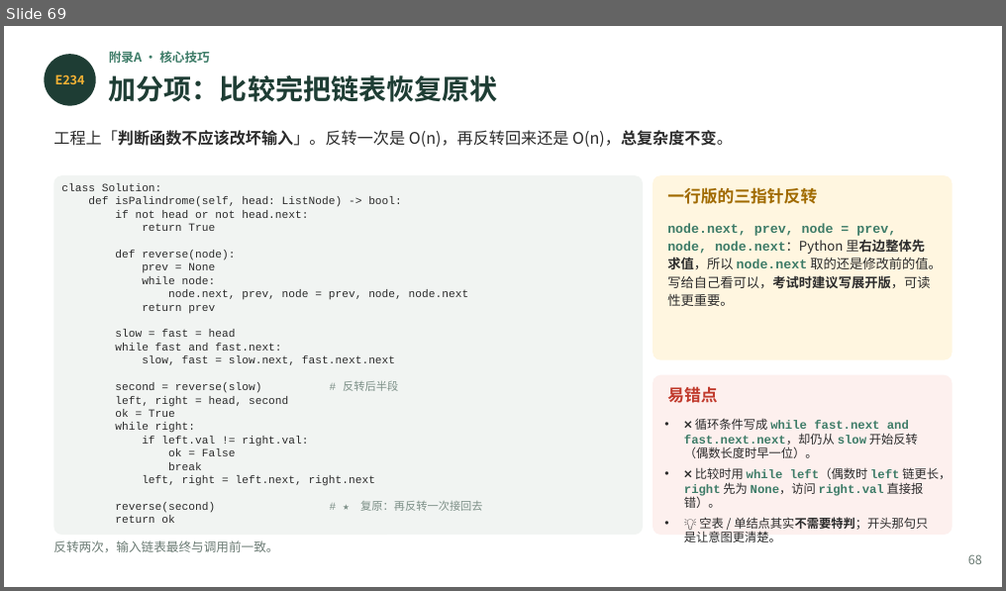
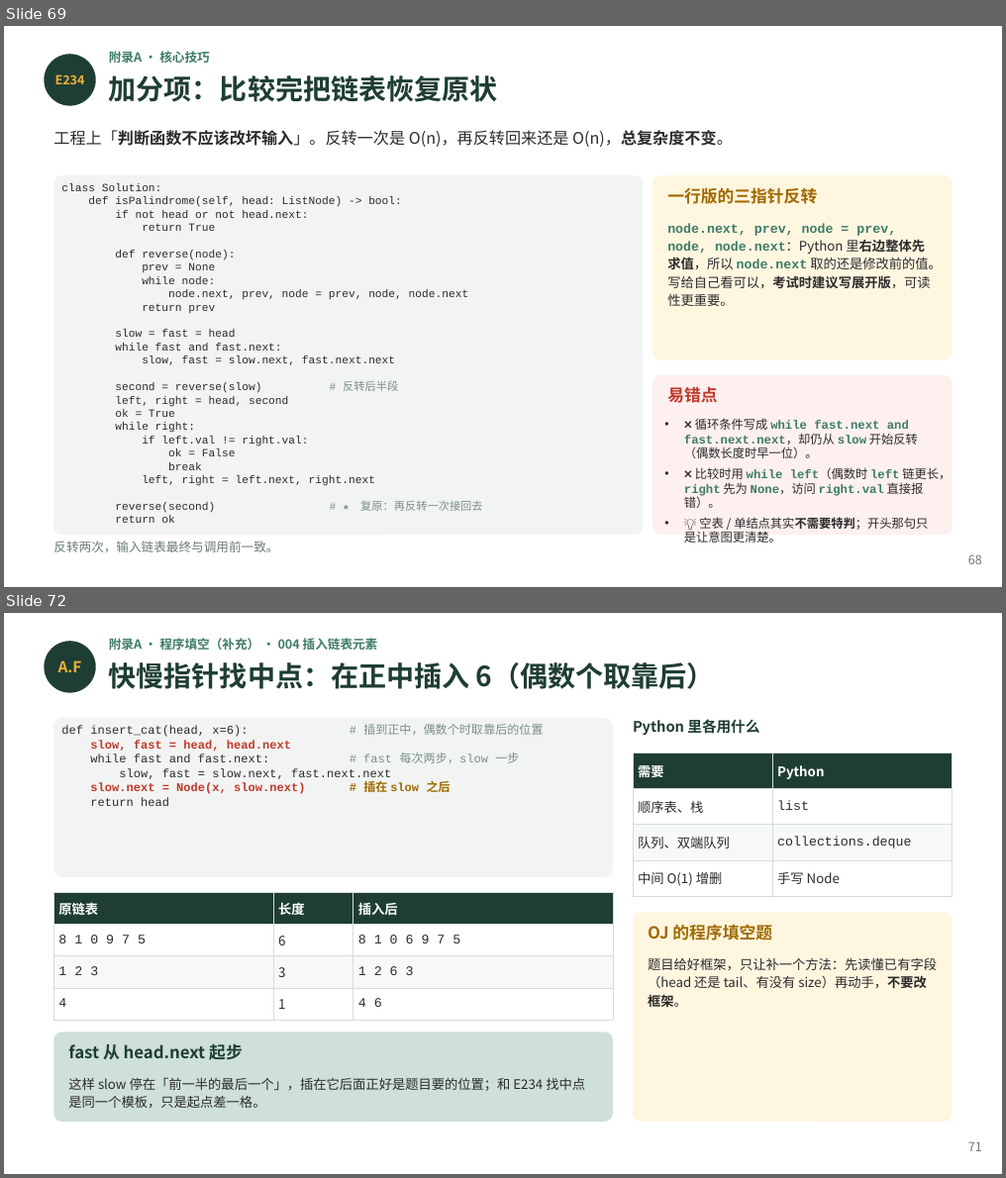
Before and after one commit to GMyhf/2026fall-cs201, a slide deck: courseware/202609_DSA_02_Linear_List.pptx. Shown one above the other, each under a label of ours: slide 69 before the commit, slides 69 and 72 after it; the slides between them are not shown. The pictures are 1006x591 and 1006x1178 pixels, drawn with LibreOffice and Linux fonts; fonts in the diff are those of the drawing. Boxes give left, top, right and bottom in pixels: in the first picture for what was removed or moved away, otherwise in the second. Text is boxed around its words. In the diff, an @@ line names an element or a change of style, - is before the commit and + after.

```diff
--- a/courseware/202609_DSA_02_Linear_List.pptx
+++ b/courseware/202609_DSA_02_Linear_List.pptx
@@ slide 72 added at box(4, 613, 1002, 1174), background #FFFFFF @@
@@ ellipse added at box(44, 641, 96, 693), fill #1E3D34 @@
@@ text added at box(109, 638, 378, 650), 9 pt, text #3E7C68, bold @@
+附录A · 程序填空（补充） · 004 插入链表元素
@@ text added at box(58, 661, 82, 672), 11 pt, text #F2B134, bold @@
+A.F
@@ text added at box(109, 663, 715, 689), 20 pt, text #1E3D34, bold @@
+快慢指针找中点：在正中插入 6（偶数个取靠后）
@@ rounded rectangle added at box(54, 718, 613, 877), fill #F1F4F2 @@
@@ text added at box(61, 724, 543, 806), 8.6 pt, text #2B2B2B @@
+def insert_cat(head, x=6): # 插到正中，偶数个时取靠后的位置
+slow, fast = head, head.next
+while fast and fast.next: # fast 每次两步，slow 一步
+slow, fast = slow.next, fast.next.next
+slow.next = Node(x, slow.next) # 插在 slow 之后
+return head
@@ text added at box(633, 719, 759, 736), 10.5 pt, text #1E3D34, bold @@
+Python 里各用什么
@@ table added at box(633, 753, 952, 890), 4 rows, 2 columns @@
+需要 | Python
+顺序表、栈 | list
+队列、双端队列 | collections.deque
+中间 O(1) 增删 | 手写 Node
@@ table added at box(54, 892, 613, 1013), 4 rows, 3 columns @@
+原链表 | 长度 | 插入后
+8 1 0 9 7 5 | 6 | 8 1 0 6 9 7 5
+1 2 3 | 3 | 1 2 6 3
+4 | 1 | 4 6
@@ rounded rectangle added at box(633, 912, 952, 1122), fill #FFF6E0 @@
@@ text added at box(648, 925, 772, 941), 12 pt, text #A06A00, bold @@
+OJ 的程序填空题
@@ text added at box(648, 959, 937, 1008), 9.5 pt, text #2B2B2B @@
+题目给好框架，只让补一个方法：先读懂已有字段（head 还是 tail、有没有 size）再动手，不要改框架。
@@ rounded rectangle added at box(54, 1032, 613, 1122), fill #CFE0D8 @@
@@ text added at box(68, 1045, 243, 1060), 12 pt, text #1E3D34, bold @@
+fast 从 head.next 起步
@@ text added at box(68, 1077, 585, 1108), 9.5 pt, text #2B2B2B @@
+这样 slow 停在「前一半的最后一个」，插在它后面正好是题目要的位置；和 E234 找中点是同一个模板，只是起点差一格。
@@ text added at box(968, 1143, 982, 1152), 9 pt, text #6B7B74 @@
+71
```
Also in this commit, not shown: 6 slides changed, 2 other slides added, 2 other files.
